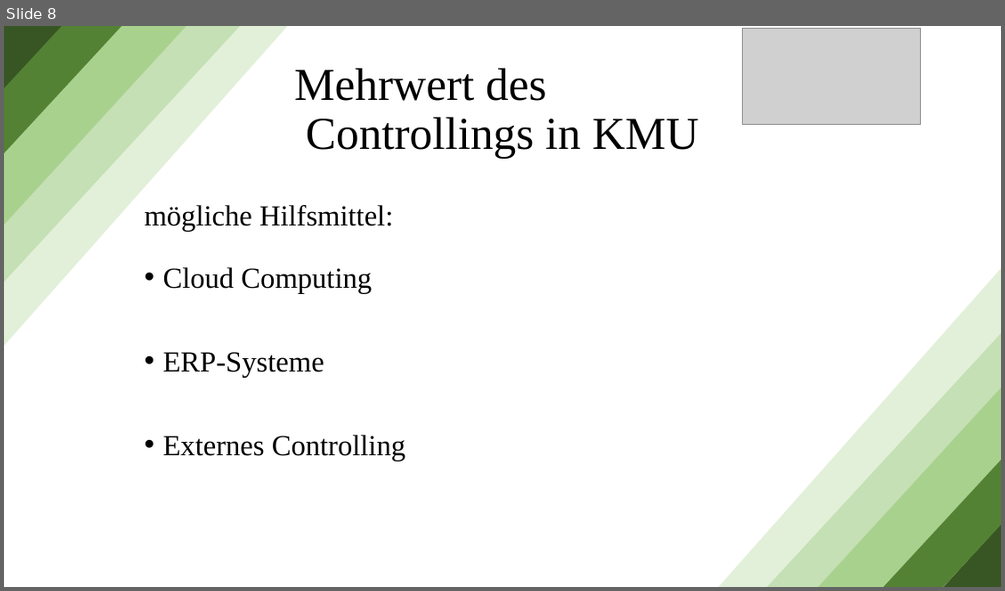
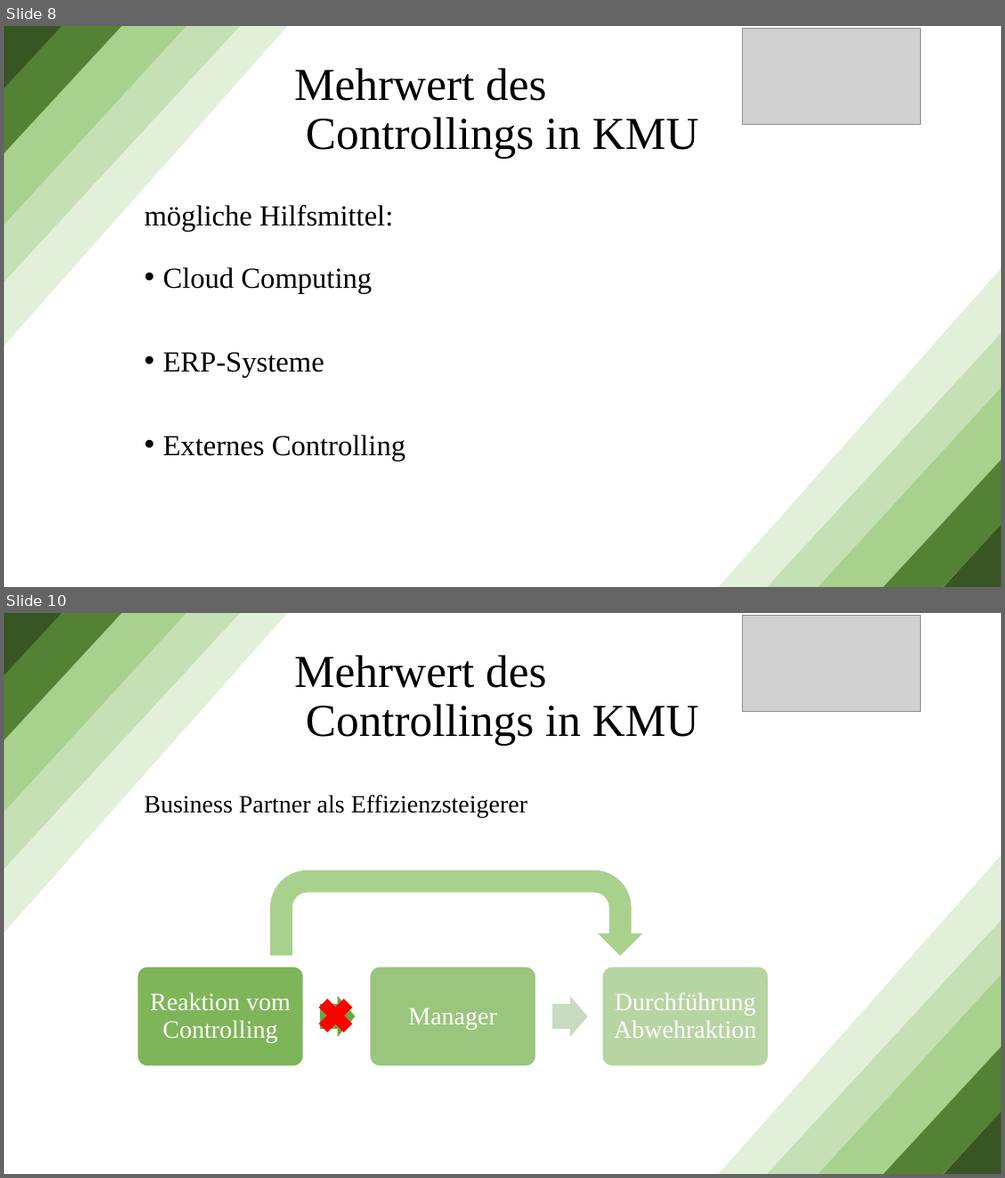
Before and after one commit to MaxGabler31/Seminar-Management-und-Controlling, a slide deck: Seminar Management und Controlling/Controlling in kleinen und mittleren Unternehmen.pptx. Shown one above the other, each under a label of ours: slide 8 before the commit, slides 8 and 10 after it; the slides between them are not shown. The pictures are 1005x591 and 1005x1178 pixels, drawn with LibreOffice and Linux fonts; fonts in the diff are those of the drawing; grey boxes stand for pictures. Boxes give left, top, right and bottom in pixels: in the first picture for what was removed or moved away, otherwise in the second. Text is boxed around its words. In the diff, an @@ line names an element or a change of style, - is before the commit and + after.

```diff
--- a/Seminar Management und Controlling/Controlling in kleinen und mittleren Unternehmen.pptx
+++ b/Seminar Management und Controlling/Controlling in kleinen und mittleren Unternehmen.pptx
@@ slide 10 added at bbox=[4, 613, 1001, 1174], background #FFFFFF @@
@@ diag stripe added at bbox=[4, 613, 287, 932], fill #E2F0D9, outline #E2F0D9 1 pt @@
@@ diag stripe added at bbox=[4, 613, 240, 868], fill #C5E0B4, outline #C5E0B4 1 pt @@
@@ diag stripe added at bbox=[4, 613, 186, 811], fill #A9D18E, outline #A9D18E 1 pt @@
@@ right triangle added at bbox=[4, 613, 62, 676], fill #385723, outline #385723 1 pt @@
@@ diag stripe added at bbox=[4, 613, 121, 739], fill #548235, outline #548235 1 pt @@
@@ picture added at bbox=[743, 616, 921, 712] @@
@@ title added at bbox=[294, 655, 699, 746], 44 pt, text #000000 @@
+Mehrwert des
+Controllings in KMU
@@ text added at bbox=[144, 795, 527, 817], 24 pt, text #000000 @@
+Business Partner als Effizienzsteigerer
@@ uturn arrow added at bbox=[271, 871, 641, 956], fill #A9D18E, outline #A9D18E 1 pt @@
@@ diag stripe added at bbox=[718, 856, 1001, 1174], fill #E2F0D9, outline #E2F0D9 1 pt @@
@@ diag stripe added at bbox=[767, 920, 1001, 1174], fill #C5E0B4, outline #C5E0B4 1 pt @@
@@ diag stripe added at bbox=[820, 975, 1001, 1173], fill #A9D18E, outline #A9D18E 1 pt @@
@@ cross added at bbox=[312, 992, 359, 1039], fill #FF0000, outline #FF0000 1 pt @@
@@ group added at bbox=[138, 966, 769, 1066]: 3 rounded rectangles, 3 texts, 2 right arrows @@
+Reaktion vom Controlling
+Manager
+Durchführung Abwehraktion
@@ diag stripe added at bbox=[884, 1047, 1001, 1174], fill #548235, outline #548235 1 pt @@
@@ right triangle added at bbox=[943, 1111, 1001, 1174], fill #385723, outline #385723 1 pt @@
```
Also in this commit, not shown: 1 slide changed, 2 other slides added.
